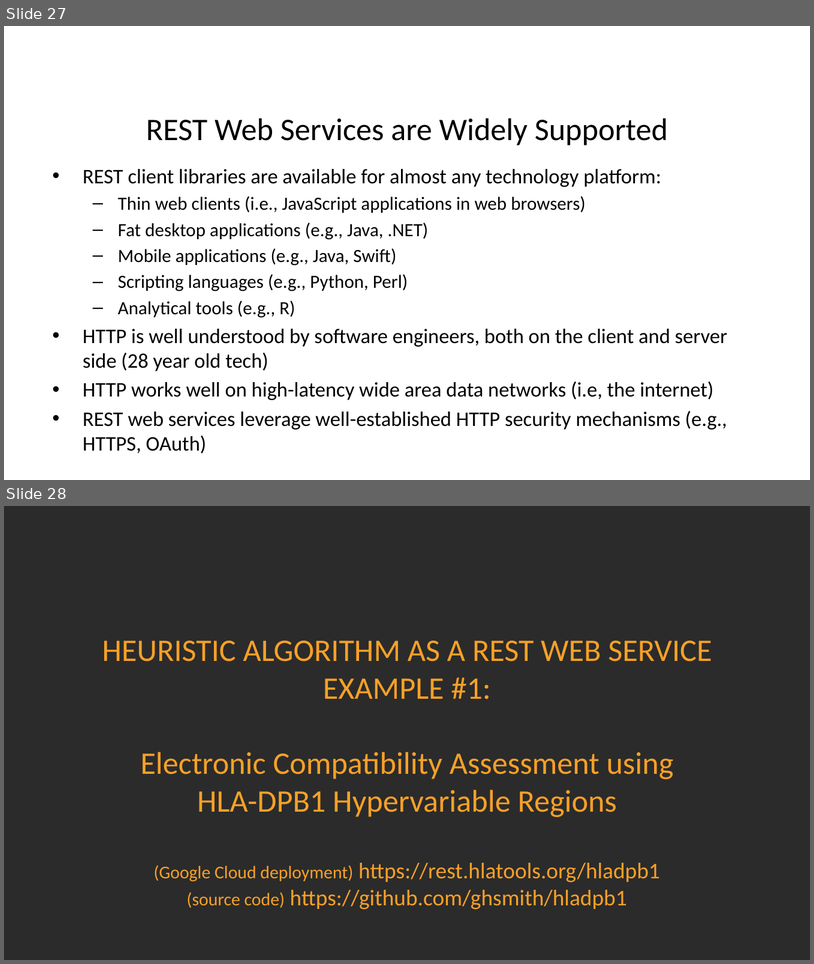
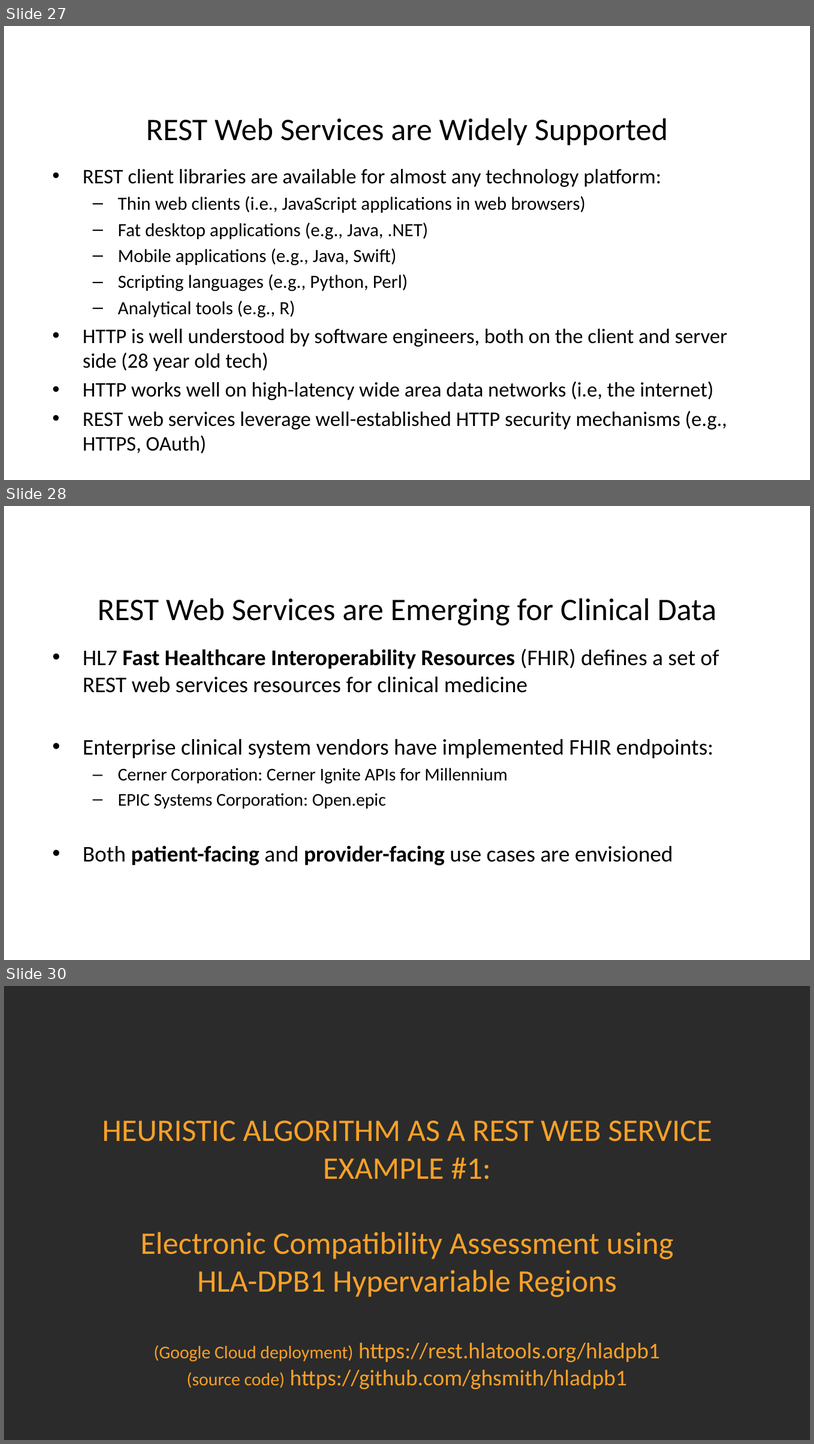
Before and after one commit to ghsmith/hladpb1, a slide deck: Hot_Topic_Analytics_and_Algorithms_Web_Based_Clinical_Decision_Support.pptx. Shown one above the other, each under a label of ours: slides 27 and 28 before the commit, slides 27, 28 and 30 after it; the slides between them are not shown. The pictures are 814x964 and 814x1444 pixels, drawn with LibreOffice and Linux fonts; fonts in the diff are those of the drawing; background and template pictures are left out; a plain dark background stands for a picture behind light text. Boxes give left, top, right and bottom in pixels: in the first picture for what was removed or moved away, otherwise in the second. Text is boxed around its words. In the diff, an @@ line names an element or a change of style, - is before the commit and + after.

```diff
--- a/Hot_Topic_Analytics_and_Algorithms_Web_Based_Clinical_Decision_Support.pptx
+++ b/Hot_Topic_Analytics_and_Algorithms_Web_Based_Clinical_Decision_Support.pptx
@@ slide 28 added at (4, 506, 810, 960), background picture (left out) @@
@@ title added at (98, 598, 717, 625), 28 pt, text #000000 @@
+REST Web Services are Emerging for Clinical Data
@@ text added at (83, 649, 719, 865), 20 pt, text #000000 @@
+• HL7 Fast Healthcare Interoperability Resources (FHIR) defines a set of REST web services resources for clinical medicine
+• Enterprise clinical system vendors have implemented FHIR endpoints:
+  – Cerner Corporation: Cerner Ignite APIs for Millennium
+  – EPIC Systems Corporation: Open.epic
+• Both patient-facing and provider-facing use cases are envisioned
@@ what was slide 28 is now slide 30 @@
```
Also in this commit, not shown: 2 slides changed, 9 other slides added.
